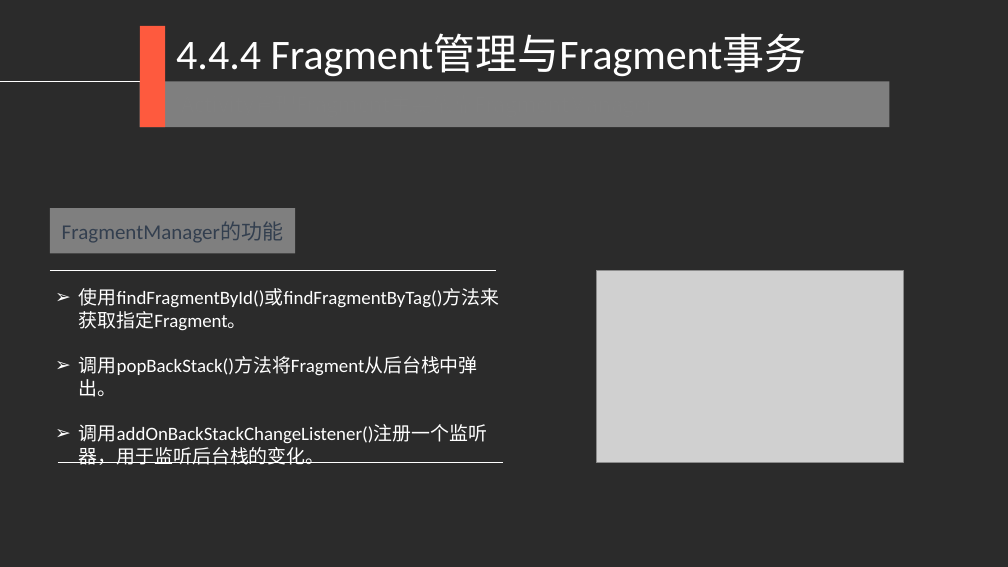
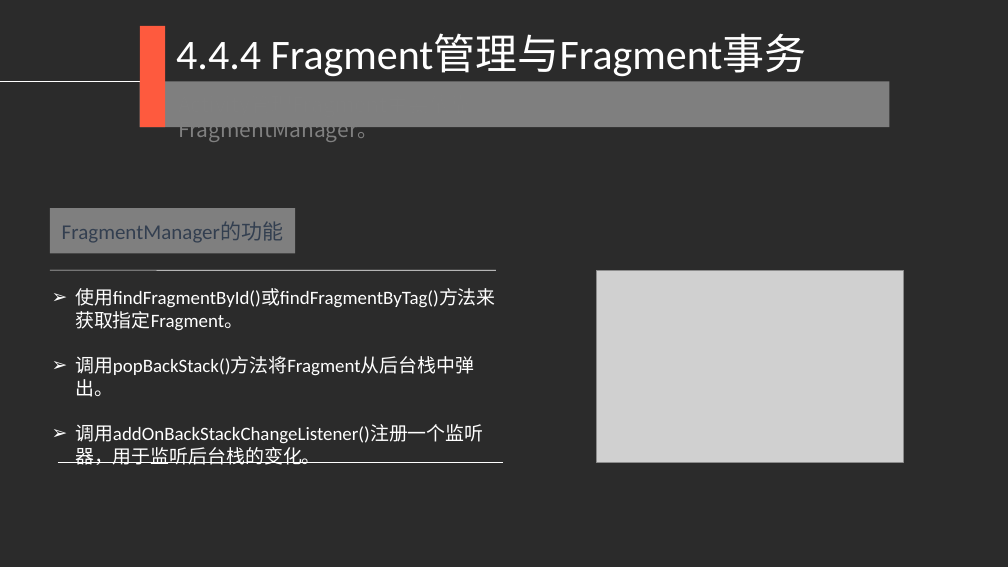
Before and after one commit to djuanbei/18Android1, a slide deck: slide 21 of ppt/ch4.pptx. Drawn at 1008x567 pixels with LibreOffice and Linux fonts; fonts in the diff are those of the drawing; grey boxes stand for pictures; background and template pictures are left out; a plain dark background stands for a picture behind light text. Boxes give left, top, right and bottom in pixels: in the first picture for what was removed or moved away, otherwise in the second. Text is boxed around its words. In the diff, an @@ line names an element or a change of style, - is before the commit and + after.

```diff
--- a/ppt/ch4.pptx
+++ b/ppt/ch4.pptx
@@ text "Activity管理Fragment主要依靠FragmentManager。" rewrapped from bbox=[175, 88, 699, 121] to bbox=[178, 127, 378, 142] @@
@@ text "使用findFragmentById()或findFragmentByTag()方法来获取指定Fragment。" at bbox=[75, 288, 496, 465]: font Calibri to Noto Sans CJK SC in "使用findFragmentById()或findFragmentByTag()方法来获取指定Fragment。", "调用popBackStack()方法将Fragment从后台栈中弹出。", "调用addOnBackStackChangeListener()注册一个监听器，用于监听后台栈的变化。" @@
```
Also in this commit, not shown: 23 other slides changed, 1 slide added.
